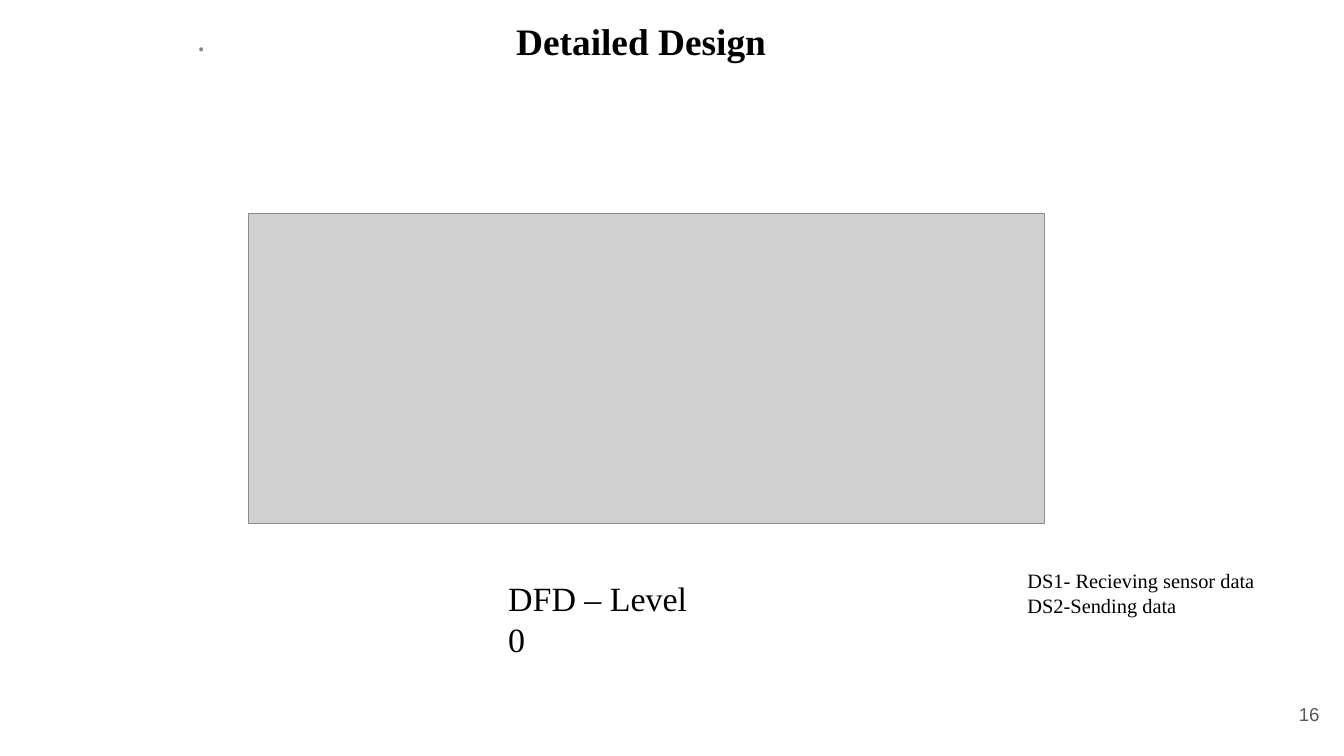
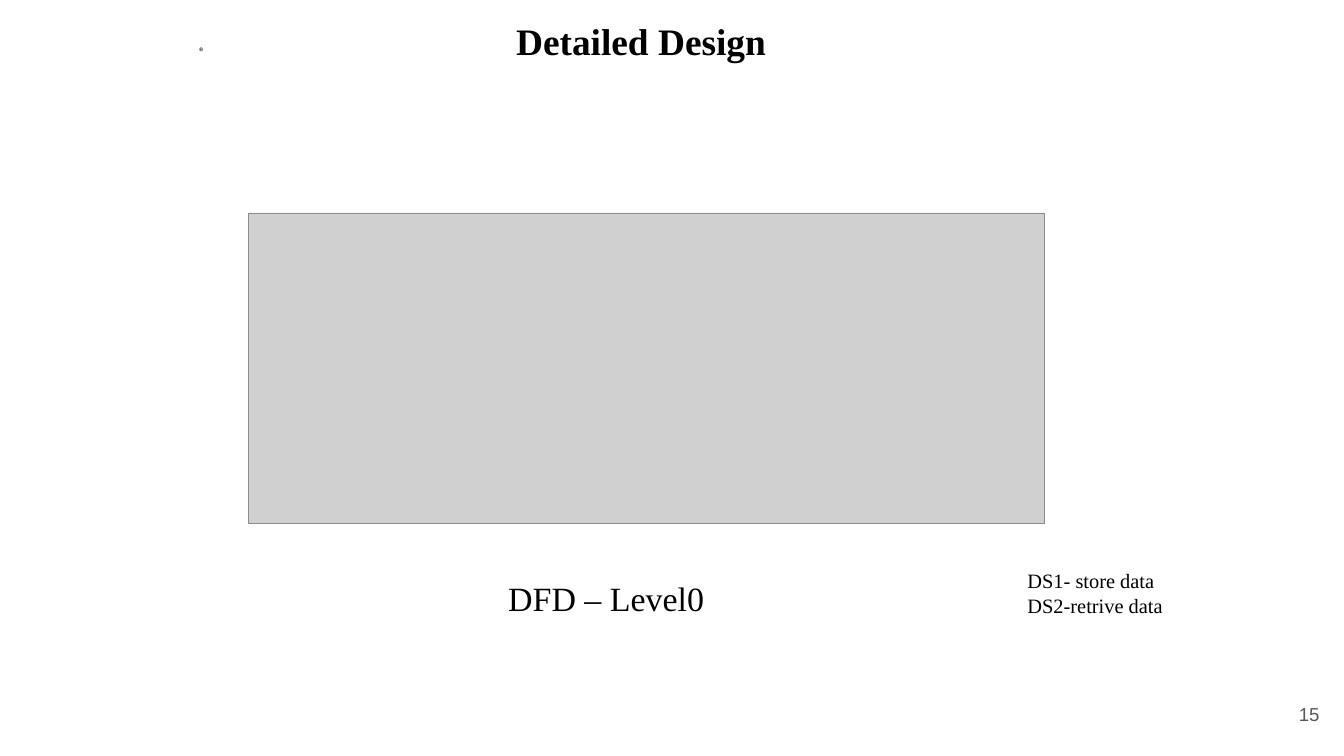
Before and after one commit to rajeshacu/LoRa-based-Location-tracking-and-Fall-detection-System, a slide deck: slide 15 of Phase II Major Project(1).pptx (slide 16 before the commit). Drawn at 1344x756 pixels with LibreOffice and Linux fonts; fonts in the diff are those of the drawing; grey boxes stand for pictures; background and template pictures are left out. Boxes give left, top, right and bottom in pixels: in the first picture for what was removed or moved away, otherwise in the second. Text is boxed around its words. In the diff, an @@ line names an element or a change of style, - is before the commit and + after.

```diff
--- a/Phase II Major Project(1).pptx
+++ b/Phase II Major Project(1).pptx
@@ text at box(508, 587, 704, 612): spaces changed @@
-DFD – Level 0
+DFD – Level0
@@ text at box(1027, 574, 1163, 614): text changed @@
-DS1- Recieving sensor data
-DS2-Sending data
+DS1- store data
+DS2-retrive data
@@ page number at box(1299, 708, 1320, 721): text changed @@
-16
+15
```
Also in this commit, not shown: 17 other slides changed, 1 slide added, 2 slides removed, 3 other files.
